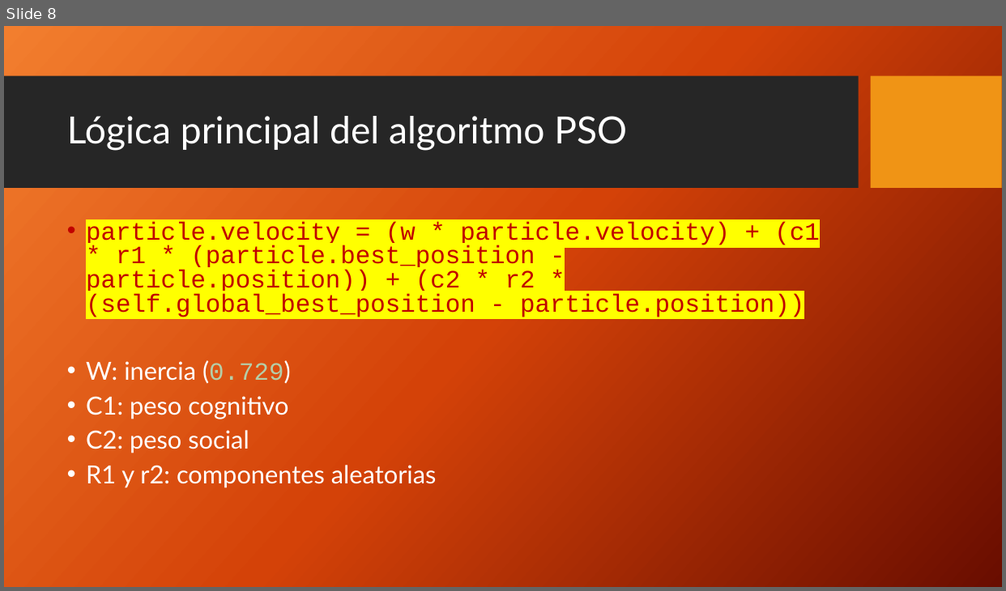
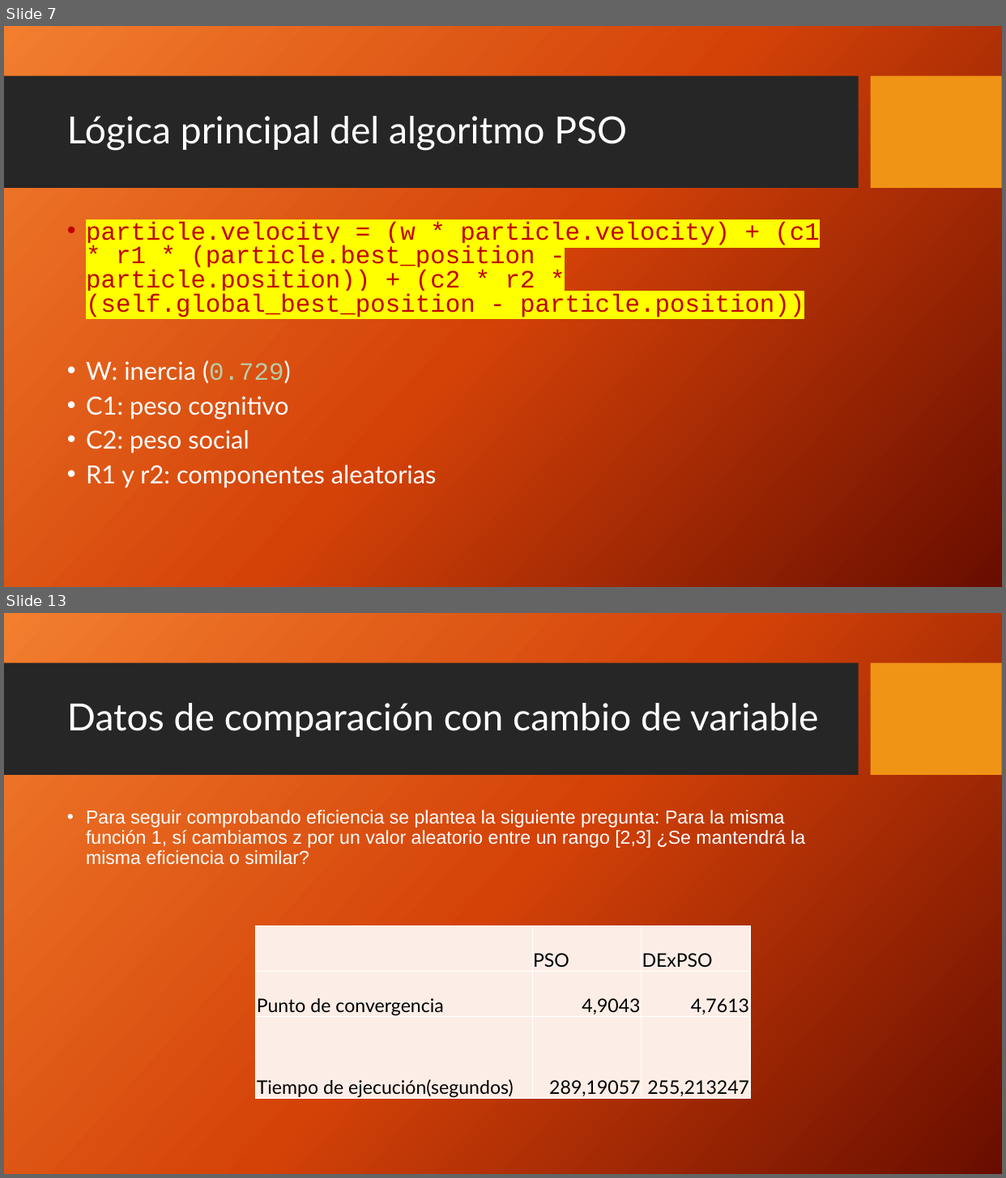
Before and after one commit to fermontenegro/PSO, a slide deck: Presentacion final.pptx. Shown one above the other, each under a label of ours: slide 8 before the commit, slides 7 and 13 after it; the slides between them are not shown. The pictures are 1006x591 and 1006x1178 pixels, drawn with LibreOffice and Linux fonts; fonts in the diff are those of the drawing; background and template pictures are left out. Boxes give left, top, right and bottom in pixels: in the first picture for what was removed or moved away, otherwise in the second. Text is boxed around its words. In the diff, an @@ line names an element or a change of style, - is before the commit and + after.

```diff
--- a/Presentacion final.pptx
+++ b/Presentacion final.pptx
@@ slide 13 added at (x1=4, y1=613, x2=1002, y2=1174), background picture (left out); not listed: 2 template elements that a slide beside it also shows @@
@@ title added at (x1=67, y1=703, x2=818, y2=737), 36 pt, text #FFFFFF @@
+Datos de comparación con cambio de variable
@@ text added at (x1=86, y1=810, x2=805, y2=865), 18 pt, text #FFFFFF @@
+• Para seguir comprobando eficiencia se plantea la siguiente pregunta: Para la misma función 1, sí cambiamos z por un valor aleatorio entre un rango [2,3] ¿Se mantendrá la misma eficiencia o similar?
@@ table added at (x1=256, y1=926, x2=750, y2=1101), 3 rows, 3 columns @@
+ | PSO | DExPSO
+Punto de convergencia | 4,9043 | 4,7613
+Tiempo de ejecución(segundos) | 289,19057 | 255,213247
@@ what was slide 8 is now slide 7 @@
```
Also in this commit, not shown: 6 slides changed, 5 other slides added, 2 slides removed, 6 other files.
